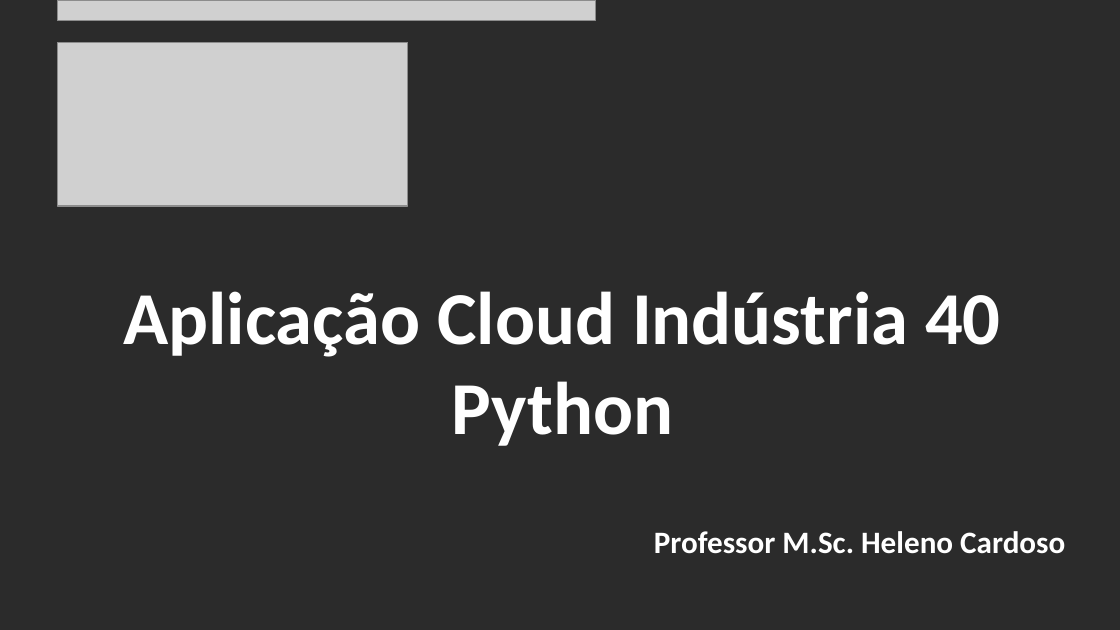
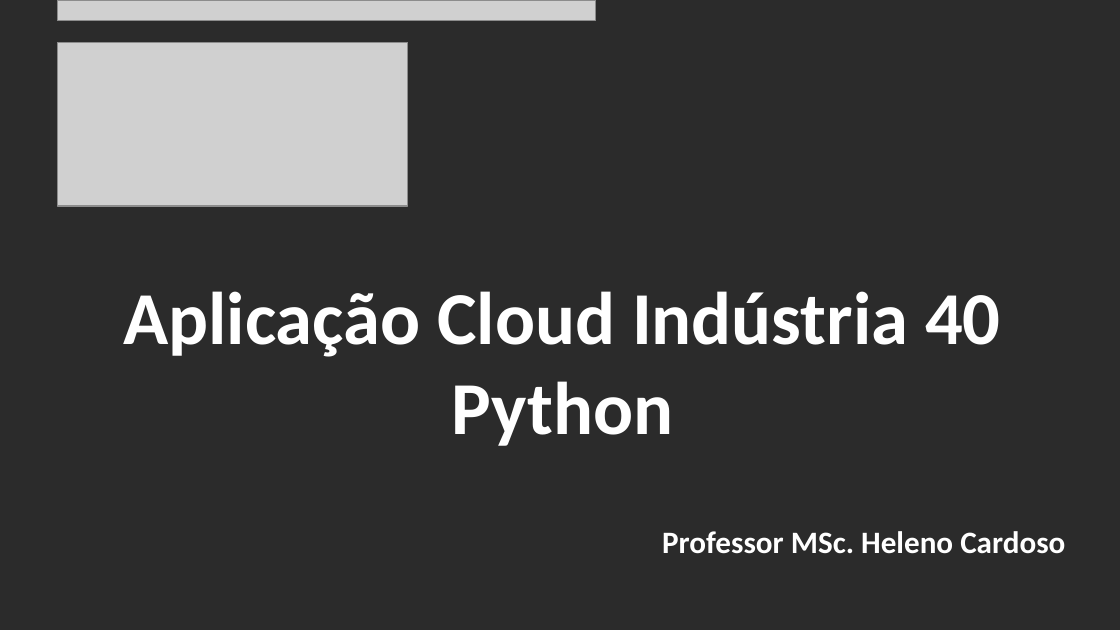
Before and after one commit to CloudEducationBrazil/WydenArea1AplicacaoCloudIndustria40Python, a slide deck: slide 23 of 01 Classes/Aula 01 - Aplicação Cloud Indústria 40 Python.pptx (slide 9 before the commit). Drawn at 1120x630 pixels with LibreOffice and Linux fonts; fonts in the diff are those of the drawing; grey boxes stand for pictures; background and template pictures are left out; a plain dark background stands for a picture behind light text. Boxes give left, top, right and bottom in pixels: in the first picture for what was removed or moved away, otherwise in the second. Text is boxed around its words. In the diff, an @@ line names an element or a change of style, - is before the commit and + after.

```diff
--- a/01 Classes/Aula 01 - Aplicação Cloud Indústria 40 Python.pptx
+++ b/01 Classes/Aula 01 - Aplicação Cloud Indústria 40 Python.pptx
@@ text at [662, 531, 1065, 554]: text changed @@
-Professor M.Sc. Heleno Cardoso
+Professor MSc. Heleno Cardoso
```
Also in this commit, not shown: 6 other slides changed, 15 slides added, 1 slide removed, 2 other files.
